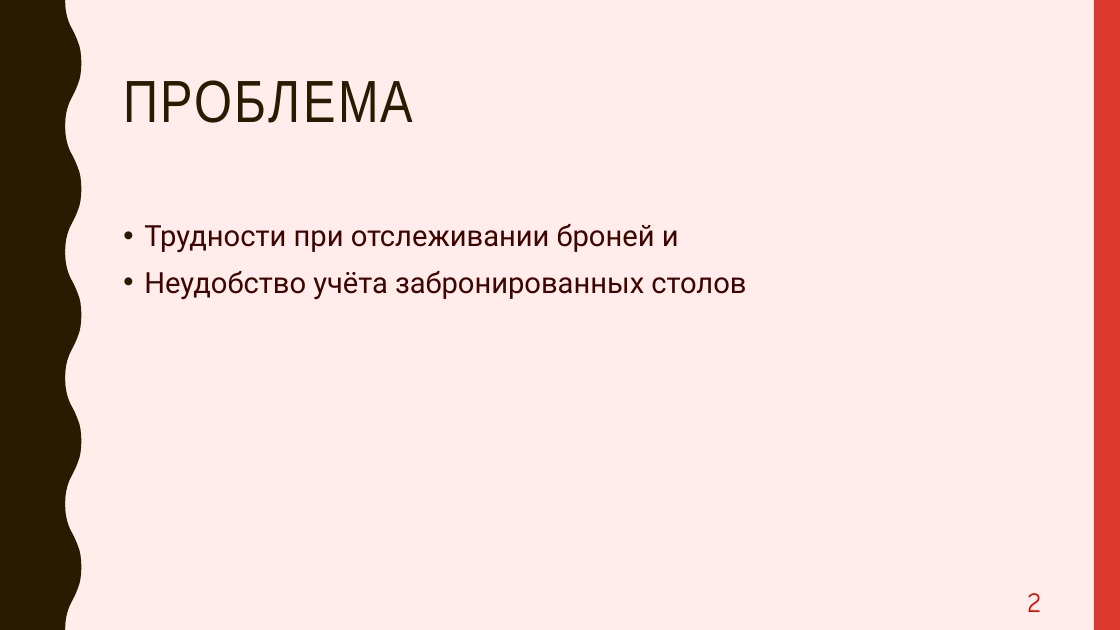
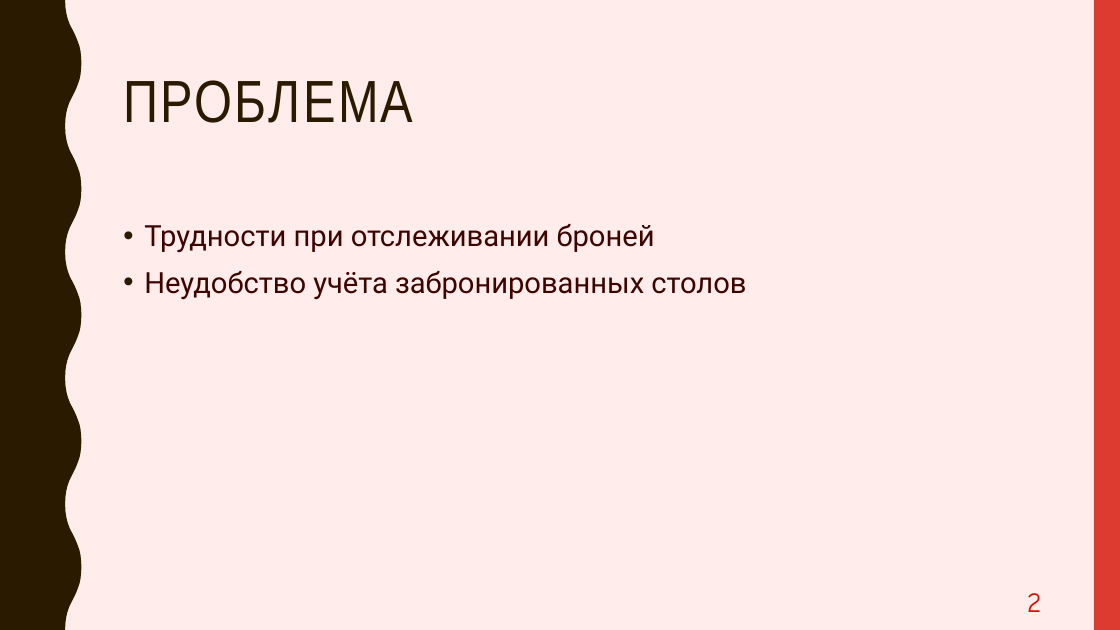
Before and after one commit to PavelPutin/restobook, a slide deck: slide 2 of presentation/Restobook.pptx. Drawn at 1120x630 pixels with LibreOffice and Linux fonts; fonts in the diff are those of the drawing. Boxes give left, top, right and bottom in pixels: in the first picture for what was removed or moved away, otherwise in the second. Text is boxed around its words. In the diff, an @@ line names an element or a change of style, - is before the commit and + after.

```diff
--- a/presentation/Restobook.pptx
+++ b/presentation/Restobook.pptx
@@ text at (144,224,655,252): text changed @@
-• Трудности при отслеживании броней и
+• Трудности при отслеживании броней
```
Also in this commit, not shown: 3 other slides changed, 1 other file.
